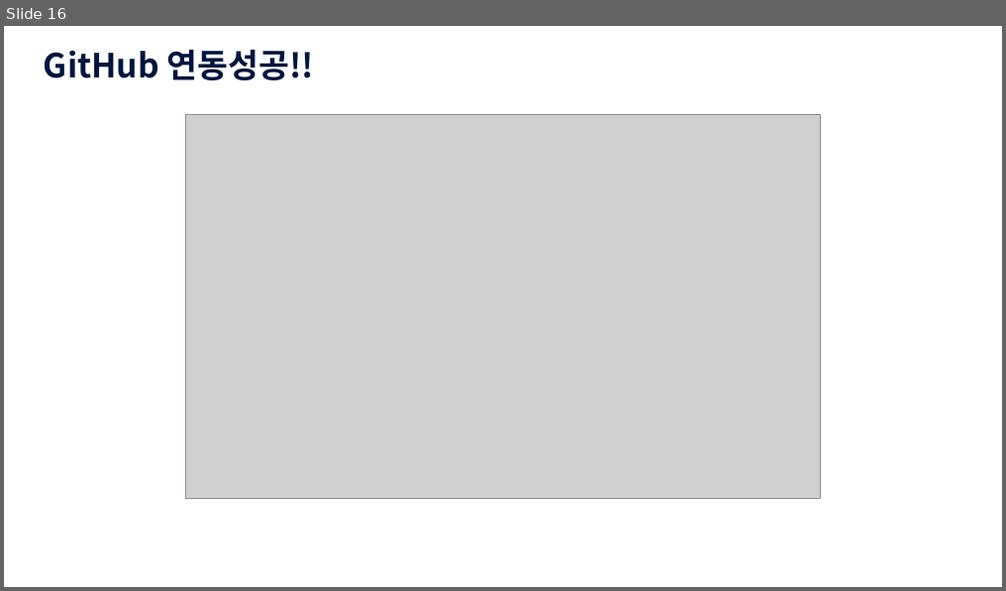
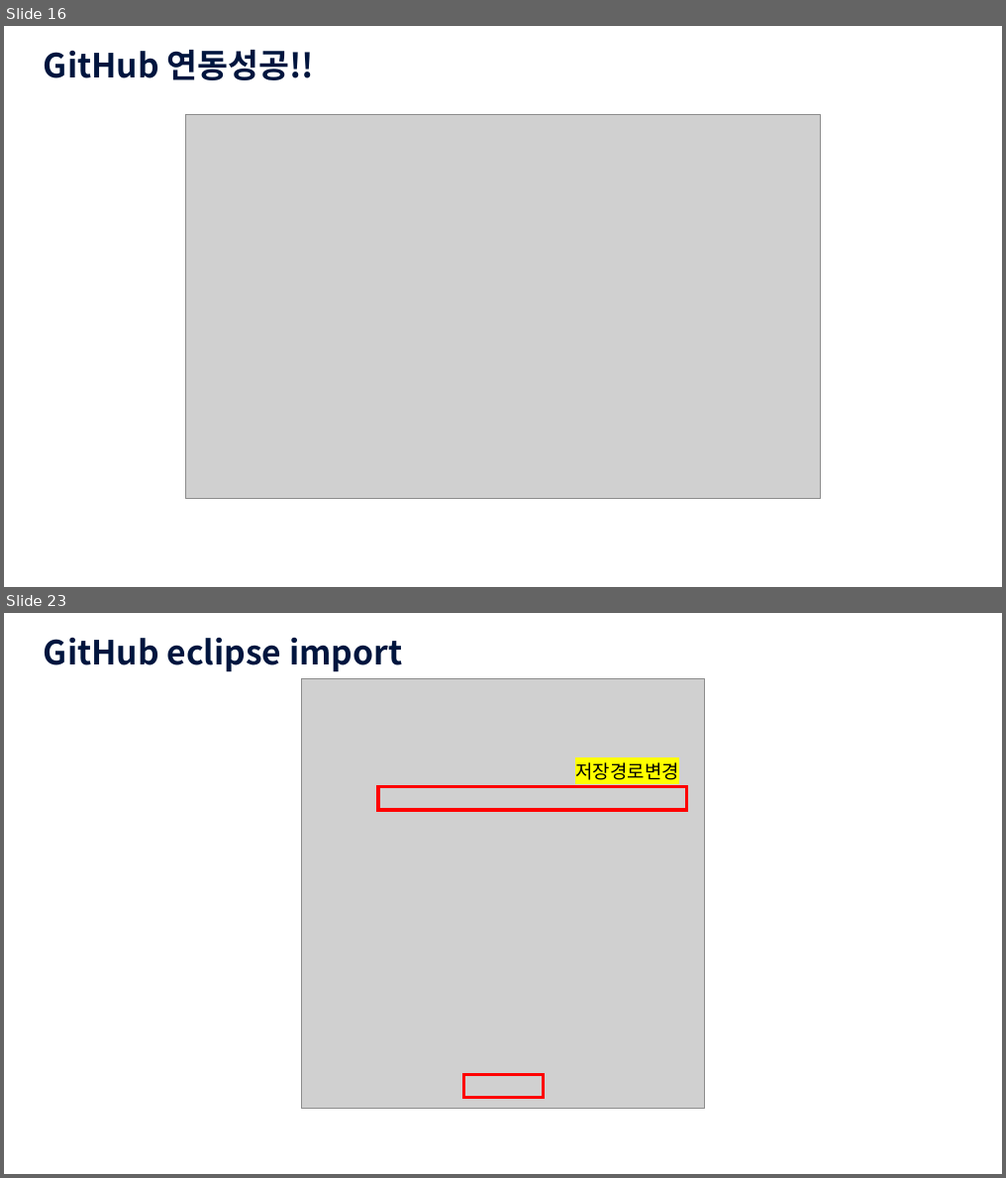
Before and after one commit to dobby2024/JavaSE, a slide deck: JAVA_GitHub연동.pptx. Shown one above the other, each under a label of ours: slide 16 before the commit, slides 16 and 23 after it; the slides between them are not shown. The pictures are 1006x591 and 1006x1178 pixels, drawn with LibreOffice and Linux fonts; fonts in the diff are those of the drawing; grey boxes stand for pictures; background and template pictures are left out. Boxes give left, top, right and bottom in pixels: in the first picture for what was removed or moved away, otherwise in the second. Text is boxed around its words. In the diff, an @@ line names an element or a change of style, - is before the commit and + after.

Commit message:
import 추가

```diff
--- a/JAVA_GitHub연동.pptx
+++ b/JAVA_GitHub연동.pptx
@@ slide 23 added at [4, 613, 1002, 1174], background picture (left out) @@
@@ text added at [44, 637, 402, 672], 32 pt, text #00153E, bold @@
+GitHub eclipse import
@@ picture added at [301, 678, 705, 1109] @@
@@ rectangle added at [378, 786, 687, 810], outline #FF0000 3 pt @@
@@ text added at [575, 762, 678, 780], 18 pt, text #000000 @@
+저장경로변경
@@ rectangle added at [463, 1075, 543, 1098], outline #FF0000 3 pt @@
```
Also in this commit, not shown: 10 other slides added.
